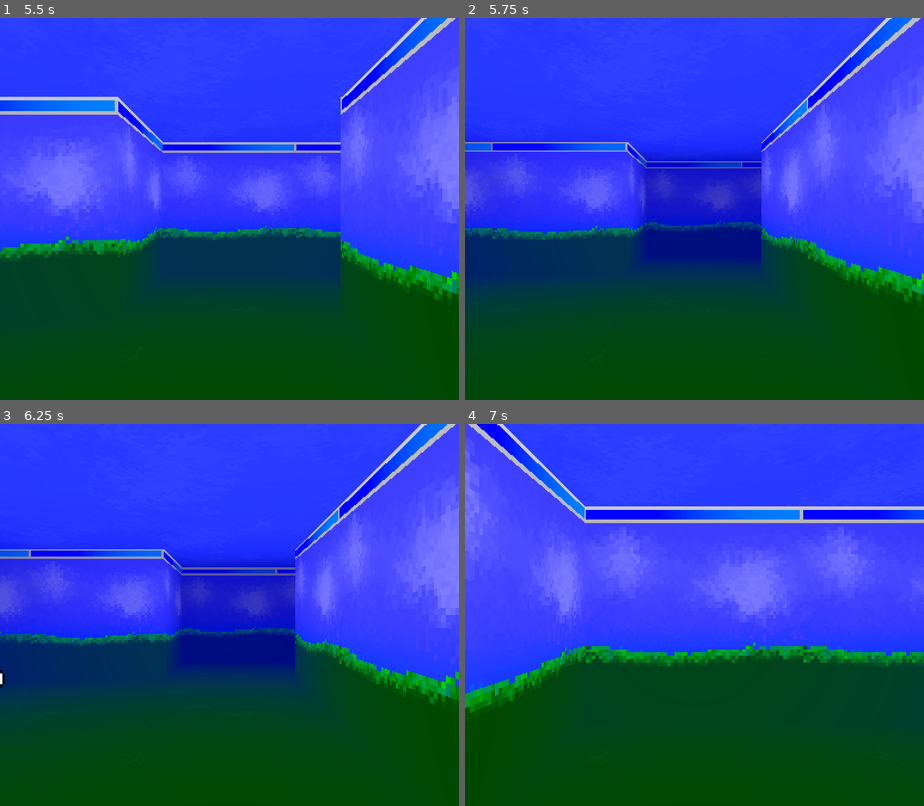
Above: before the commit, frames 1-4 (two rows, left to right).
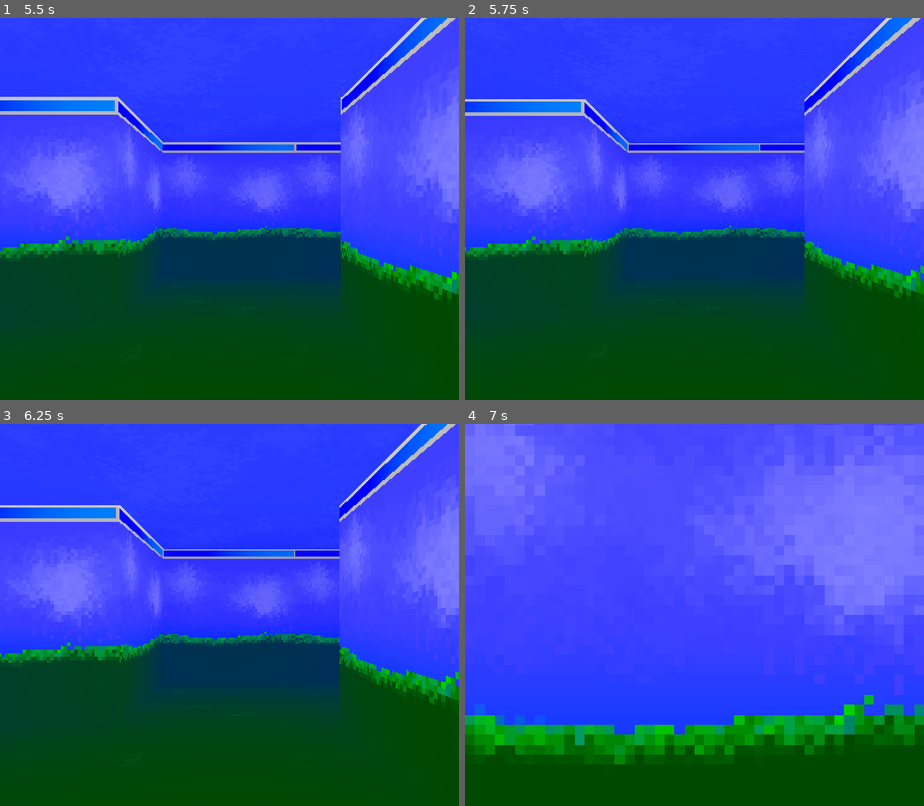
Above: after the commit, the same moments.

Repository: samiser/y2k-crawler
Game: Godot game, scene res://main.tscn
Two runs of this game, one before a commit and one after it. Both use one fixed random seed, a clock stepped at 60 frames per second and the inputs below.
Inputs (mouse positions are in pixels of both pictures, inside the frame that each line leads up to):
- Up to frame 1 (5.5 s): tap Enter at 0.5, 2, 5 s; move the mouse to (330, 189) at 0.52 s; hold D (right) 0.53-1.28 s; click (330, 189) at 0.67 s; tap Space at 1.25, 2.75 s; move the mouse to (137, 228) at 1.27 s; hold S (back) 1.28-2.03 s; click (137, 228) at 1.42 s; move the mouse to (275, 124) at 2.02 s; hold D (right) 2.03-2.78 s; click (275, 124) at 2.17 s; move the mouse to (206, 285) at 2.77 s; hold W (forward) 2.78-3.53 s; click (206, 285) at 2.92 s; move the mouse to (367, 266) at 3.52 s; hold A (left) 3.53-5.03 s; click (367, 266) at 3.67 s; move the mouse to (91, 151) at 4.27 s; click (91, 151) at 4.42 s; move the mouse to (252, 209) at 5.02 s; hold S (back) from 5.03 s (still down); click (252, 209) at 5.17 s
- Up to frame 2 (5.75 s): keep holding S (back)
- Up to frame 3 (6.25 s): move the mouse to (160, 519) at 5.77 s; release S (back) at 5.78 s; hold D (right) from 5.78 s (still down); click (160, 519) at 5.92 s
- Up to frame 4 (7 s): tap Space at 6.5 s; move the mouse to (795, 595) at 6.52 s; release D (right) at 6.53 s; hold W (forward) from 6.53 s (still down); click (795, 595) at 6.67 s

Frame 1 is identical in both runs. In frame 2, 26% of the frame differs, in the area x 0-100%, y 21-75%; in frame 3, 25%; in frame 4, 61%, in the area x 0-100%, y 0-90%.

Commit message:
added barrier

Diff:
--- /dev/null
+++ b/barrier.gd
@@ -0,0 +1,38 @@
+extends Node3D
+class_name Barrier
+
+signal interacted
+
+@export var grid_path: NodePath
+@export var player_path: NodePath
+
+var grid: Grid
+var player: Player
+var grid_pos := Vector2i.ZERO
+
+func _ready() -> void:
+	add_to_group("barriers")
+
+	if grid_path:
+		grid = get_node(grid_path) as Grid
+	if player_path:
+		player = get_node(player_path) as Player
+
+	if grid:
+		grid_pos = grid.world_to_grid(position)
+
+func _on_area_input_event(_camera: Node, event: InputEvent, _position: Vector3, _normal: Vector3, _shape_idx: int) -> void:
+	if not player:
+		return
+
+	if event is InputEventMouseButton and event.pressed and event.button_index == MOUSE_BUTTON_LEFT:
+		if _is_player_adjacent():
+			interacted.emit()
+			queue_free()
+
+func _is_player_adjacent() -> bool:
+	var diff := player.grid_pos - grid_pos
+	return absi(diff.x) + absi(diff.y) == 1
+
+func is_at(check_pos: Vector2i) -> bool:
+	return grid_pos == check_pos
--- /dev/null
+++ b/barrier.tscn
@@ -0,0 +1,25 @@
+[gd_scene format=3 uid="uid://va18ckyu1c5l"]
+
+[ext_resource type="Texture2D" uid="uid://dlj4vud1c36ka" path="res://Sprites/ComputerTiles/objects_comp.bmp" id="1_lfb78"]
+[ext_resource type="Script" path="res://barrier.gd" id="1_script"]
+
+[sub_resource type="BoxShape3D" id="BoxShape3D_click"]
+size = Vector3(1.8000001, 1.4, 0.2)
+
+[node name="Barrier" type="Node3D" unique_id=713112690]
+script = ExtResource("1_script")
+
+[node name="Sprite3D" type="Sprite3D" parent="." unique_id=1662708955]
+transform = Transform3D(3, 0, 0, 0, 3, 0, 0, 0, 3, 0, 1, 0.75)
+texture_filter = 0
+texture = ExtResource("1_lfb78")
+hframes = 2
+frame = 1
+
+[node name="Area3D" type="Area3D" parent="." unique_id=61643409]
+transform = Transform3D(1, 0, 0, 0, 1, 0, 0, 0, 1, 0, 1, 0.75)
+
+[node name="CollisionShape3D" type="CollisionShape3D" parent="Area3D" unique_id=1796966409]
+shape = SubResource("BoxShape3D_click")
+
+[connection signal="input_event" from="Area3D" to="." method="_on_area_input_event"]
--- a/grid.tscn
+++ b/grid.tscn
@@ -13,6 +13,7 @@
 west_frame = 3
 floor_frame = 4
 ceiling_frame = 5
+show_roof = false
 
 [node name="Tile2" parent="." unique_id=11142077 instance=ExtResource("1_ebq2e")]
 transform = Transform3D(1, 0, 0, 0, 1, 0, 0, 0, 1, 2, 0, 0)
@@ -22,6 +23,7 @@
 west_frame = 3
 floor_frame = 4
 ceiling_frame = 5
+show_roof = false
 
 [node name="Tile8" parent="." unique_id=1850445850 instance=ExtResource("1_ebq2e")]
 transform = Transform3D(1, 0, 0, 0, 1, 0, 0, 0, 1, 4, 0, 0)
@@ -31,6 +33,7 @@
 west_frame = 3
 floor_frame = 4
 ceiling_frame = 5
+show_roof = false
 
 [node name="Tile9" parent="." unique_id=1654284594 instance=ExtResource("1_ebq2e")]
 transform = Transform3D(1, 0, 0, 0, 1, 0, 0, 0, 1, 4, 0, 2)
@@ -40,6 +43,7 @@
 west_frame = 3
 floor_frame = 4
 ceiling_frame = 5
+show_roof = false
 
 [node name="Tile10" parent="." unique_id=796760962 instance=ExtResource("1_ebq2e")]
 transform = Transform3D(1, 0, 0, 0, 1, 0, 0, 0, 1, 4, 0, 4)
@@ -49,6 +53,7 @@
 west_frame = 3
 floor_frame = 4
 ceiling_frame = 5
+show_roof = false
 
 [node name="Tile11" parent="." unique_id=838530095 instance=ExtResource("1_ebq2e")]
 transform = Transform3D(1, 0, 0, 0, 1, 0, 0, 0, 1, 2, 0, 4)
@@ -58,6 +63,7 @@
 west_frame = 3
 floor_frame = 4
 ceiling_frame = 5
+show_roof = false
 
 [node name="Tile12" parent="." unique_id=1028261308 instance=ExtResource("1_ebq2e")]
 transform = Transform3D(1, 0, 0, 0, 1, 0, 0, 0, 1, 0, 0, 4)
@@ -67,6 +73,7 @@
 west_frame = 3
 floor_frame = 4
 ceiling_frame = 5
+show_roof = false
 
 [node name="Tile3" parent="." unique_id=723514269 instance=ExtResource("1_ebq2e")]
 transform = Transform3D(1, 0, 0, 0, 1, 0, 0, 0, 1, 2, 0, -2)
@@ -76,6 +83,7 @@
 west_frame = 3
 floor_frame = 4
 ceiling_frame = 5
+show_roof = false
 
 [node name="Tile4" parent="." unique_id=1211530210 instance=ExtResource("1_ebq2e")]
 transform = Transform3D(1, 0, 0, 0, 1, 0, 0, 0, 1, 0, 0, -2)
@@ -85,6 +93,7 @@
 west_frame = 3
 floor_frame = 4
 ceiling_frame = 5
+show_roof = false
 
 [node name="Tile5" parent="." unique_id=2023951955 instance=ExtResource("1_ebq2e")]
 transform = Transform3D(1, 0, 0, 0, 1, 0, 0, 0, 1, 0, 0, -4)
@@ -94,6 +103,7 @@
 west_frame = 3
 floor_frame = 4
 ceiling_frame = 5
+show_roof = false
 
 [node name="Tile15" parent="." unique_id=931134218 instance=ExtResource("1_ebq2e")]
 transform = Transform3D(1, 0, 0, 0, 1, 0, 0, 0, 1, 2, 0, -4)
@@ -103,6 +113,7 @@
 west_frame = 3
 floor_frame = 4
 ceiling_frame = 5
+show_roof = false
 
 [node name="Tile6" parent="." unique_id=923427513 instance=ExtResource("1_ebq2e")]
 transform = Transform3D(1, 0, 0, 0, 1, 0, 0, 0, 1, 0, 0, -6)
@@ -112,6 +123,7 @@
 west_frame = 3
 floor_frame = 4
 ceiling_frame = 5
+show_roof = false
 
 [node name="Tile13" parent="." unique_id=2101077766 instance=ExtResource("1_ebq2e")]
 transform = Transform3D(1, 0, 0, 0, 1, 0, 0, 0, 1, -2, 0, -6)
@@ -121,6 +133,7 @@
 west_frame = 3
 floor_frame = 4
 ceiling_frame = 5
+show_roof = false
 
 [node name="Tile19" parent="." unique_id=1418138818 instance=ExtResource("1_ebq2e")]
 transform = Transform3D(1, 0, 0, 0, 1, 0, 0, 0, 1, -4, 0, -6)
@@ -130,6 +143,7 @@
 west_frame = 3
 floor_frame = 4
 ceiling_frame = 5
+show_roof = false
 
 [node name="Tile21" parent="." unique_id=1494208258 instance=ExtResource("1_ebq2e")]
 transform = Transform3D(1, 0, 0, 0, 1, 0, 0, 0, 1, -6, 0, -6)
@@ -139,6 +153,7 @@
 west_frame = 3
 floor_frame = 4
 ceiling_frame = 5
+show_roof = false
 
 [node name="Tile22" parent="." unique_id=1173262111 instance=ExtResource("1_ebq2e")]
 transform = Transform3D(1, 0, 0, 0, 1, 0, 0, 0, 1, -8, 0, -6)
@@ -148,6 +163,7 @@
 west_frame = 3
 floor_frame = 4
 ceiling_frame = 5
+show_roof = false
 
 [node name="Tile23" parent="." unique_id=945608426 instance=ExtResource("1_ebq2e")]
 transform = Transform3D(1, 0, 0, 0, 1, 0, 0, 0, 1, -8, 0, -4)
@@ -157,6 +173,7 @@
 west_frame = 3
 floor_frame = 4
 ceiling_frame = 5
+show_roof = false
 
 [node name="Tile24" parent="." unique_id=1812440256 instance=ExtResource("1_ebq2e")]
 transform = Transform3D(1, 0, 0, 0, 1, 0, 0, 0, 1, -8, 0, -2)
@@ -166,6 +183,7 @@
 west_frame = 3
 floor_frame = 4
 ceiling_frame = 5
+show_roof = false
 
 [node name="Tile20" parent="." unique_id=1764347077 instance=ExtResource("1_ebq2e")]
 transform = Transform3D(1, 0, 0, 0, 1, 0, 0, 0, 1, -4, 0, -8)
@@ -175,6 +193,7 @@
 west_frame = 3
 floor_frame = 4
 ceiling_frame = 5
+show_roof = false
 
 [node name="Tile14" parent="." unique_id=1037631968 instance=ExtResource("1_ebq2e")]
 transform = Transform3D(1, 0, 0, 0, 1, 0, 0, 0, 1, -2, 0, -8)
@@ -184,6 +203,7 @@
 west_frame = 3
 floor_frame = 4
 ceiling_frame = 5
+show_roof = false
 
 [node name="Tile16" parent="." unique_id=1206929019 instance=ExtResource("1_ebq2e")]
 transform = Transform3D(1, 0, 0, 0, 1, 0, 0, 0, 1, -4, 0, 0)
@@ -193,6 +213,7 @@
 west_frame = 3
 floor_frame = 4
 ceiling_frame = 5
+show_roof = false
 
 [node name="Tile18" parent="." unique_id=512198609 instance=ExtResource("1_ebq2e")]
 transform = Transform3D(1, 0, 0, 0, 1, 0, 0, 0, 1, -4, 0, 2)
@@ -202,6 +223,7 @@
 west_frame = 3
 floor_frame = 4
 ceiling_frame = 5
+show_roof = false
 
 [node name="Tile17" parent="." unique_id=2085339688 instance=ExtResource("1_ebq2e")]
 transform = Transform3D(1, 0, 0, 0, 1, 0, 0, 0, 1, -2, 0, 0)
@@ -211,3 +233,4 @@
 west_frame = 3
 floor_frame = 4
 ceiling_frame = 5
+show_roof = false
--- a/main.tscn
+++ b/main.tscn
@@ -4,6 +4,7 @@
 [ext_resource type="PackedScene" uid="uid://ditrytb3g73sj" path="res://player.tscn" id="2_player"]
 [ext_resource type="PackedScene" uid="uid://dbbff0gcliyiq" path="res://firewall.tscn" id="3_h2yge"]
 [ext_resource type="PackedScene" uid="uid://cnge5mbsv3d30" path="res://terminal.tscn" id="4_1bvp3"]
+[ext_resource type="PackedScene" uid="uid://va18ckyu1c5l" path="res://barrier.tscn" id="5_lquwl"]
 
 [sub_resource type="Environment" id="Environment_0xm2m"]
 background_mode = 1
@@ -57,3 +58,8 @@
 transform = Transform3D(1, 0, 1.7484555e-07, 0, 1, 0, -1.7484555e-07, 0, 1, -2, 0, -8)
 grid_path = NodePath("../Grid")
 player_path = NodePath("../Player")
+
+[node name="Barrier" parent="." unique_id=713112690 instance=ExtResource("5_lquwl")]
+transform = Transform3D(-4.371139e-08, 0, 1, 0, 1, 0, -1, 0, -4.371139e-08, -2, 0, 0)
+grid_path = NodePath("../Grid")
+player_path = NodePath("../Player")
--- a/player.gd
+++ b/player.gd
@@ -63,7 +63,7 @@
 	if not grid.has_tile_at(new_grid_pos):
 		return
 
-	if is_blocked_by_firewall(new_grid_pos):
+	if is_blocked(new_grid_pos):
 		return
 
 	grid_pos = new_grid_pos
@@ -78,9 +78,12 @@
 
 	moved.emit(grid_pos)
 
-func is_blocked_by_firewall(check_pos: Vector2i) -> bool:
-	for enemy in get_tree().get_nodes_in_group("firewall_enemies"):
-		if enemy.is_at(check_pos):
+func is_blocked(check_pos: Vector2i) -> bool:
+	for node in get_tree().get_nodes_in_group("firewall_enemies"):
+		if node.is_at(check_pos):
+			return true
+	for node in get_tree().get_nodes_in_group("barriers"):
+		if node.is_at(check_pos):
 			return true
 	return false
 
--- a/terminal.tscn
+++ b/terminal.tscn
@@ -14,6 +14,7 @@
 pixel_size = 0.02085
 texture_filter = 0
 texture = ExtResource("2_7d6gb")
+hframes = 2
 
 [node name="Area3D" type="Area3D" parent="." unique_id=1210721378]
 transform = Transform3D(1, 0, 0, 0, 1, 0, 0, 0, 1, 0, 1, -0.9)
Not shown, added: barrier.gd.uid
Not shown: 1 places in terminal.tscn that only renumber resources
